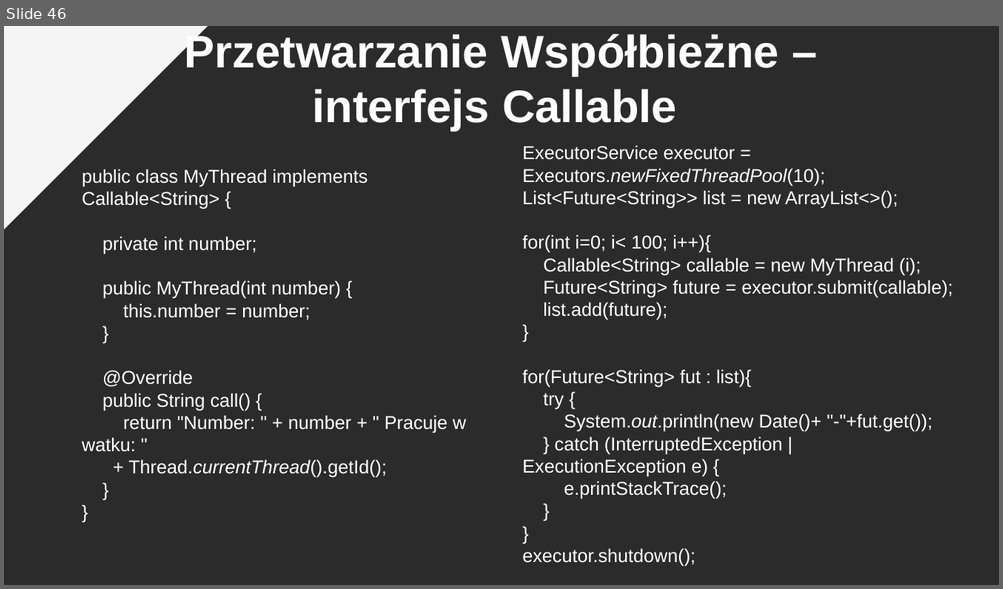
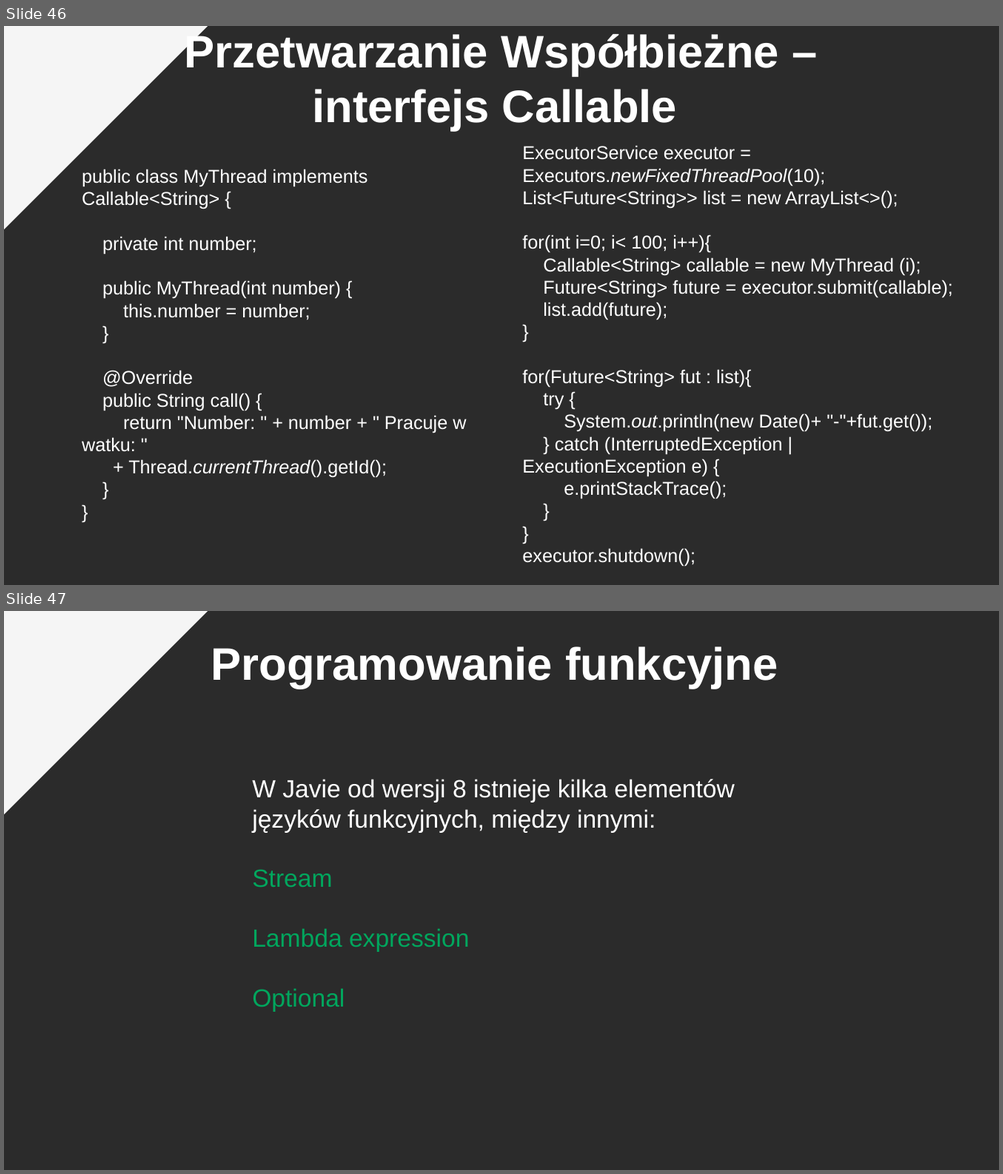
Before and after one commit to pkrajnik/WprowadzenieDoJava4Zajecia, a slide deck: WprowadzenieDoJezykaJAVA_v2_PiotrKrajnik.pptx. Shown one above the other, each under a label of ours: slide 46 before the commit, slides 46 and 47 after it. The pictures are 1003x589 and 1003x1174 pixels, drawn with LibreOffice and Linux fonts; fonts in the diff are those of the drawing; background and template pictures are left out; a plain dark background stands for a picture behind light text. Boxes give left, top, right and bottom in pixels: in the first picture for what was removed or moved away, otherwise in the second. Text is boxed around its words. In the diff, an @@ line names an element or a change of style, - is before the commit and + after.

```diff
--- a/WprowadzenieDoJezykaJAVA_v2_PiotrKrajnik.pptx
+++ b/WprowadzenieDoJezykaJAVA_v2_PiotrKrajnik.pptx
@@ slide 47 added at box(4, 611, 999, 1170), background picture (left out); not listed: 1 template element that a slide beside it also shows @@
@@ text added at box(210, 647, 777, 689), 44 pt, text #FFFFFF, bold @@
+Programowanie funkcyjne
@@ text added at box(252, 779, 734, 1012), 24 pt, text #FFFFFF @@
+W Javie od wersji 8 istnieje kilka elementów języków funkcyjnych, między innymi:
+Stream
+Lambda expression
+Optional
```
Also in this commit, not shown: 2 slides changed, 3 other slides added.
